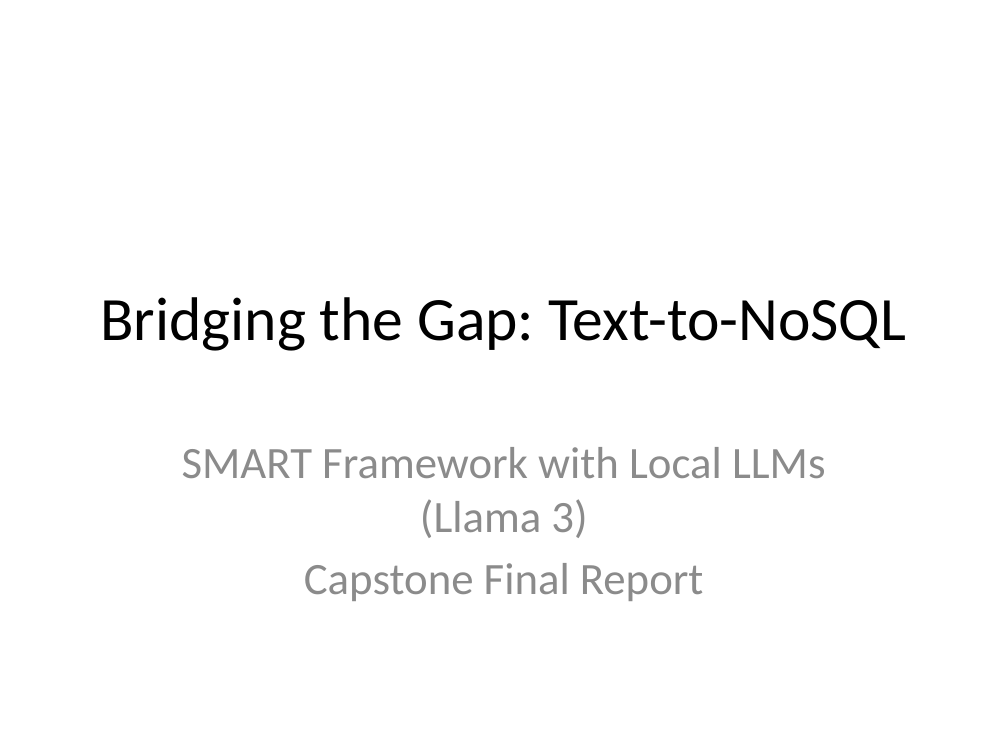
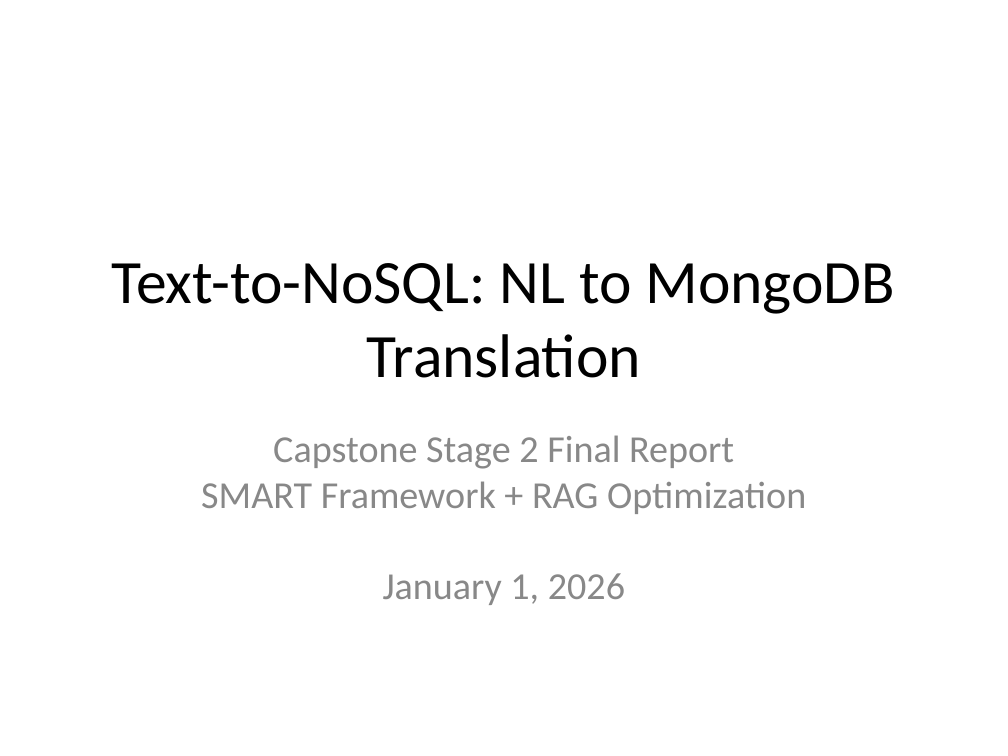
Before and after one commit to nayanjha16/CodeGen-Implementations, a slide deck: slide 2 of Capstone_Stage2_Presentation.pptx. Drawn at 1008x756 pixels with LibreOffice and Linux fonts; fonts in the diff are those of the drawing. Boxes give left, top, right and bottom in pixels: in the first picture for what was removed or moved away, otherwise in the second. Text is boxed around its words. In the diff, an @@ line names an element or a change of style, - is before the commit and + after.

```diff
--- a/Capstone_Stage2_Presentation.pptx
+++ b/Capstone_Stage2_Presentation.pptx
@@ title at [111, 263, 895, 378]: text changed @@
-Bridging the Gap: Text-to-NoSQL
+Text-to-NoSQL: NL to MongoDB Translation
@@ subtitle at [201, 435, 806, 605]: text changed; size 32 to 27.2 pt; text colour #8C8C8C to #888888 @@
-SMART Framework with Local LLMs (Llama 3)
-Capstone Final Report
+Capstone Stage 2 Final Report
+SMART Framework + RAG Optimization
+January 1, 2026
```
Also in this commit, not shown: 3 other slides changed, 10 slides added, 5 slides removed.
